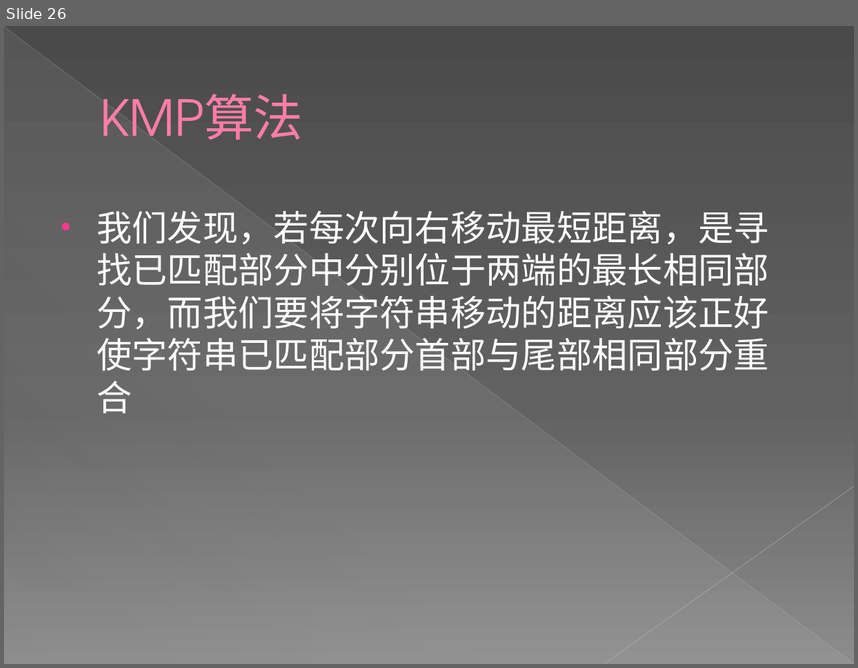
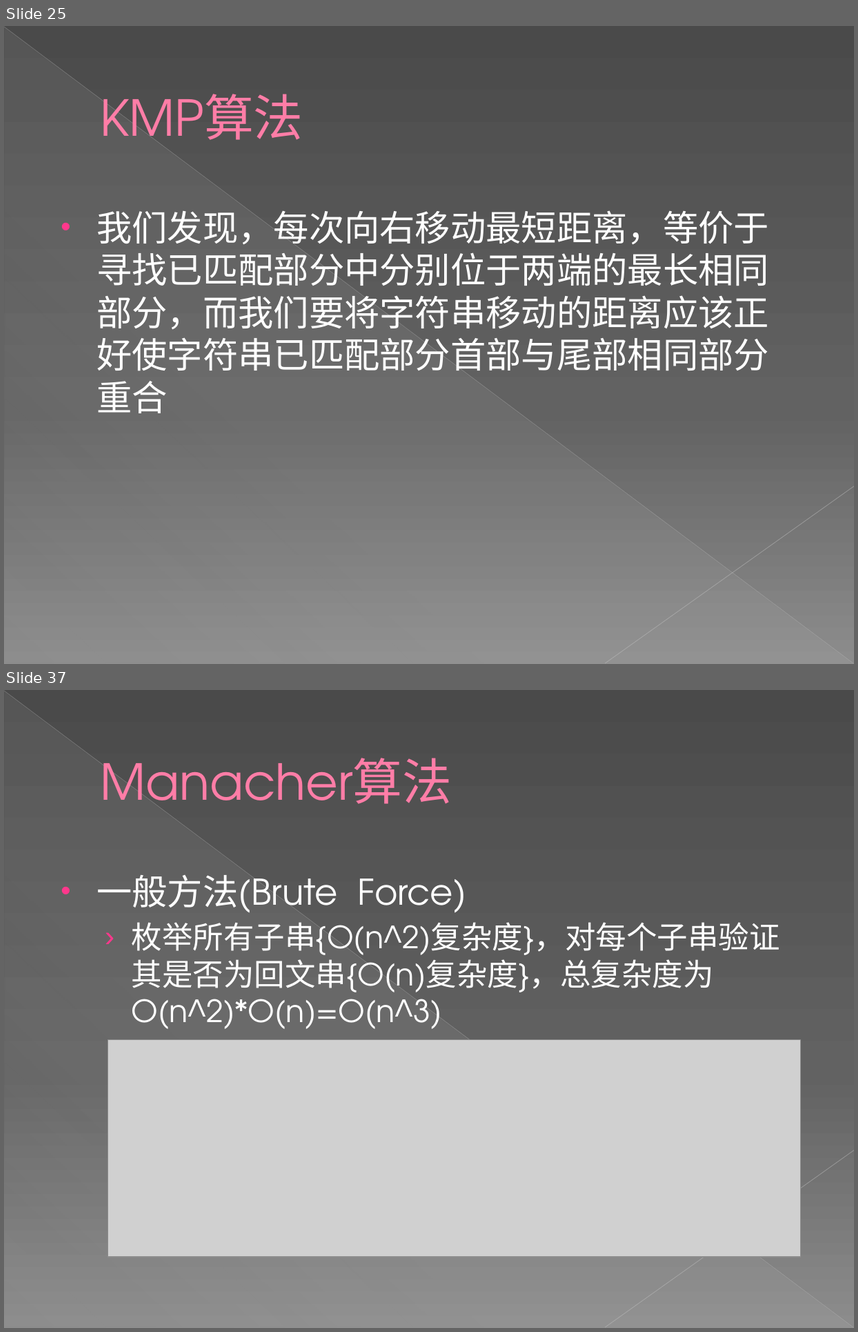
Before and after one commit to Eriri/Acm_Standard_Algorithm_Repository, a slide deck: 新建 Microsoft PowerPoint 演示文稿 (2).pptx. Shown one above the other, each under a label of ours: slide 26 before the commit, slides 25 and 37 after it; the slides between them are not shown. The pictures are 858x668 and 858x1332 pixels, drawn with LibreOffice and Linux fonts; fonts in the diff are those of the drawing; grey boxes stand for pictures. Boxes give left, top, right and bottom in pixels: in the first picture for what was removed or moved away, otherwise in the second. Text is boxed around its words. In the diff, an @@ line names an element or a change of style, - is before the commit and + after.

```diff
--- a/新建 Microsoft PowerPoint 演示文稿 (2).pptx
+++ b/新建 Microsoft PowerPoint 演示文稿 (2).pptx
@@ slide 37 added at [4,690,854,1328], background gradient #4A4A4A to #626262 to #8C8C8C; not listed: 3 template elements that a slide beside it also shows @@
@@ title added at [100,758,452,804], 42 pt, text #FF7DA7 @@
+Manacher算法
@@ text added at [96,875,780,1029], 26 pt, text #FFFFFF @@
+• 一般方法(Brute Force)
+  › 枚举所有子串{O(n^2)复杂度}，对每个子串验证其是否为回文串{O(n)复杂度}，总复杂度为O(n^2)*O(n)=O(n^3)
@@ picture added at [107,1039,800,1256] @@
@@ what was slide 26 is now slide 25 @@
@@ slide 25 changed as well @@
@@ text at [96,210,769,413]: text changed @@
-• 我们发现，若每次向右移动最短距离，是寻找已匹配部分中分别位于两端的最长相同部分，而我们要将字符串移动的距离应该正好使字符串已匹配部分首部与尾部相同部分重合
+• 我们发现，每次向右移动最短距离，等价于寻找已匹配部分中分别位于两端的最长相同部分，而我们要将字符串移动的距离应该正好使字符串已匹配部分首部与尾部相同部分重合
```
Also in this commit, not shown: 2 other slides changed, 20 other slides added, 5 slides removed.
